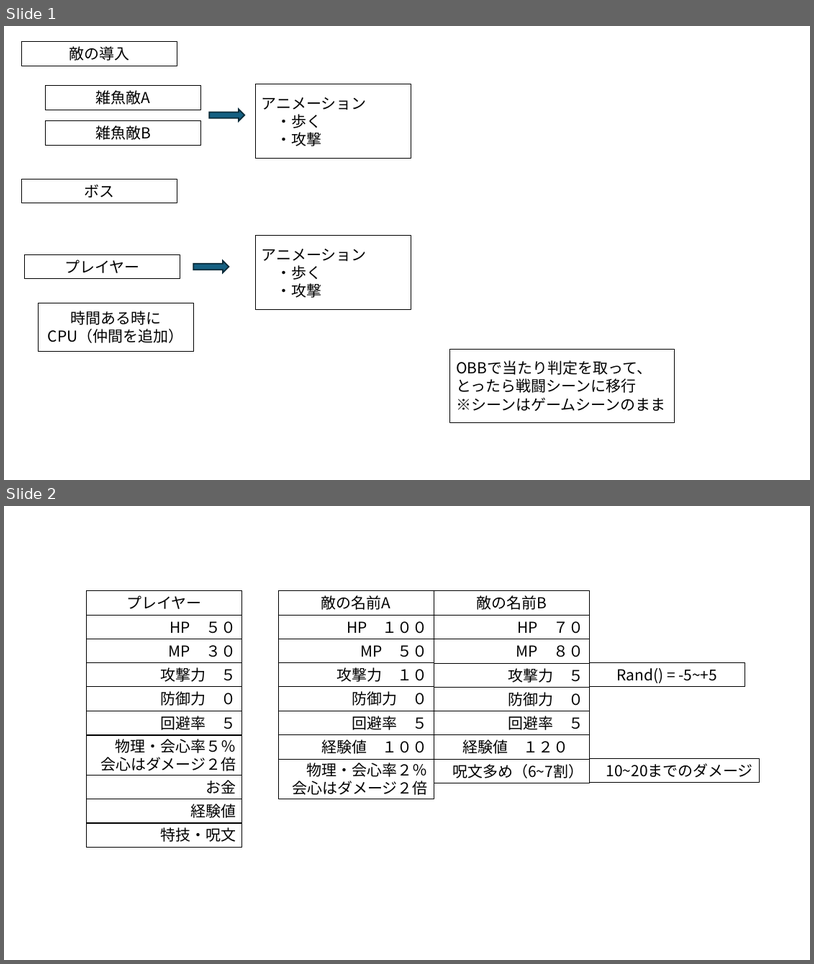
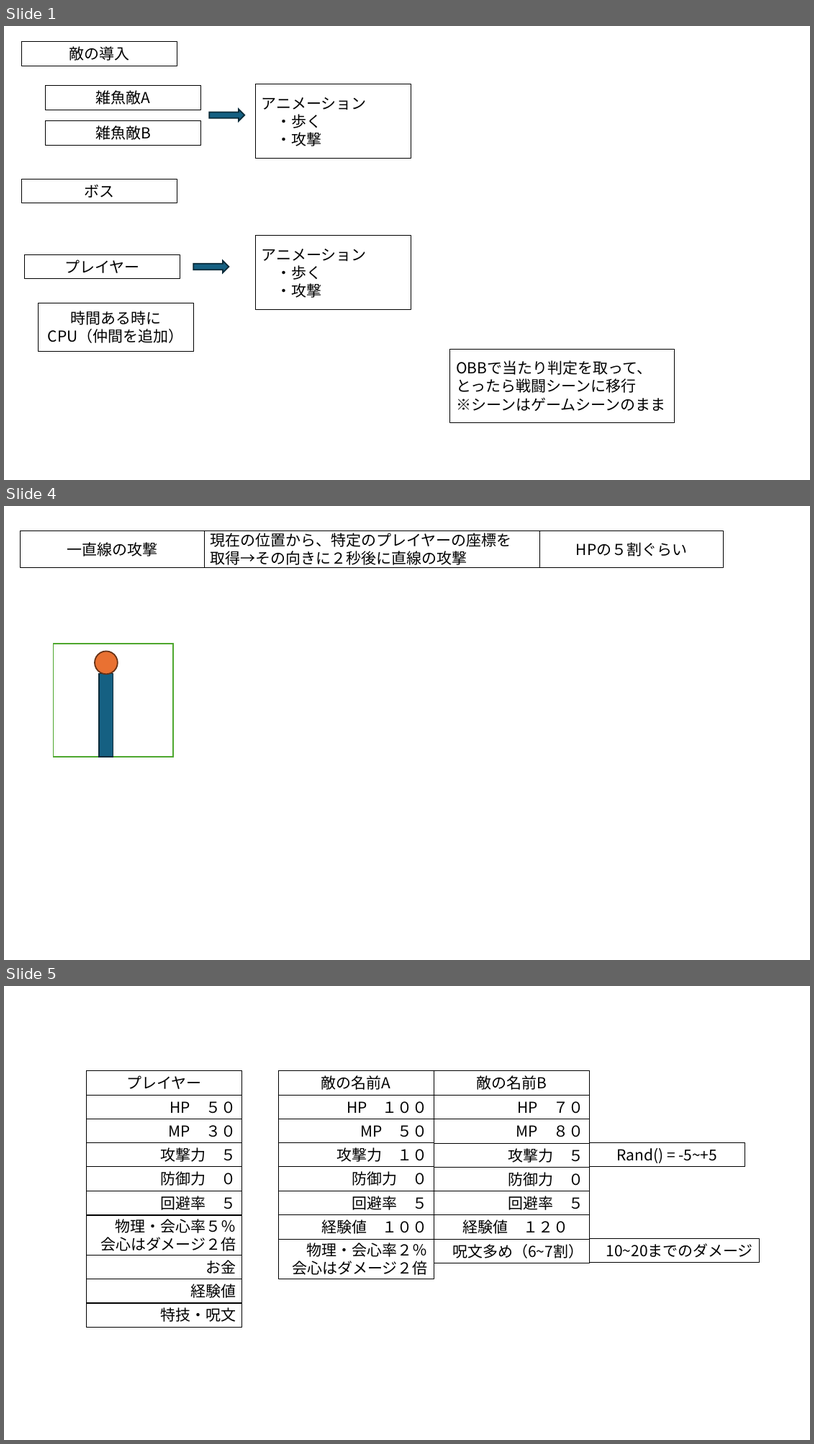
Before and after one commit to kazudora-san/PortfolioProject, a slide deck: アイデアまとめ/就活用.pptm. Shown one above the other, each under a label of ours: slides 1 and 2 before the commit, slides 1, 4 and 5 after it; the slides between them are not shown. The pictures are 814x964 and 814x1444 pixels, drawn with LibreOffice and Linux fonts; fonts in the diff are those of the drawing. Boxes give left, top, right and bottom in pixels: in the first picture for what was removed or moved away, otherwise in the second. Text is boxed around its words. In the diff, an @@ line names an element or a change of style, - is before the commit and + after.

```diff
--- a/アイデアまとめ/就活用.pptm
+++ b/アイデアまとめ/就活用.pptm
@@ slide 4 added at bbox=[4, 506, 810, 960], background #FFFFFF @@
@@ rectangle added at bbox=[21, 530, 204, 567], outline #000000 0.75 pt, 18 pt, text #000000 @@
+一直線の攻撃
@@ rectangle added at bbox=[204, 530, 540, 567], outline #000000 0.75 pt, 18 pt, text #000000 @@
+現在の位置から、特定のプレイヤーの座標を
+取得→その向きに２秒後に直線の攻撃
@@ rectangle added at bbox=[540, 530, 724, 567], outline #000000 0.75 pt, 18 pt, text #000000 @@
+HPの５割ぐらい
@@ rectangle added at bbox=[53, 644, 172, 757], fill #FFFFFF, outline #4EA72E 1.5 pt @@
@@ ellipse added at bbox=[95, 651, 118, 674], fill #E97132, outline #663216 1.5 pt @@
@@ rectangle added at bbox=[99, 674, 113, 757], fill #156082, outline #092A39 1.5 pt @@
@@ what was slide 2 is now slide 5 @@
```
Also in this commit, not shown: 2 other slides added.
